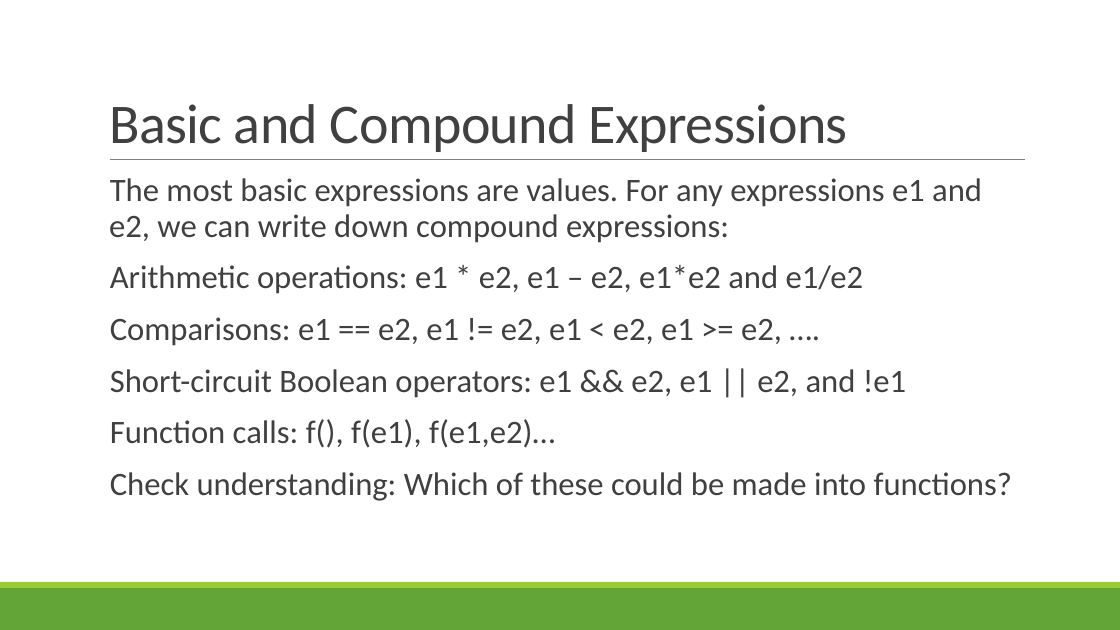
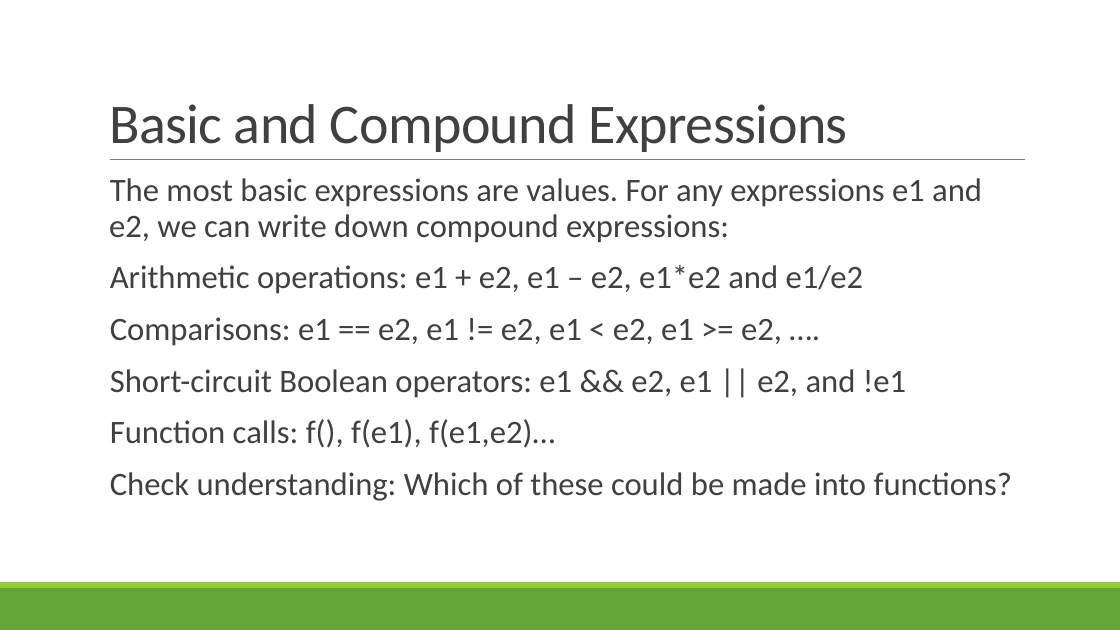
Before and after one commit to rbohrer/pl-course, a slide deck: slide 17 of LectureSlides/02Rust.pptx. Drawn at 1120x630 pixels with LibreOffice and Linux fonts; fonts in the diff are those of the drawing. Boxes give left, top, right and bottom in pixels: in the first picture for what was removed or moved away, otherwise in the second. Text is boxed around its words. In the diff, an @@ line names an element or a change of style, - is before the commit and + after.

```diff
--- a/LectureSlides/02Rust.pptx
+++ b/LectureSlides/02Rust.pptx
@@ text at (110,265,864,294): text changed @@
-  Arithmetic operations: e1 * e2, e1 – e2, e1*e2 and e1/e2
+  Arithmetic operations: e1 + e2, e1 – e2, e1*e2 and e1/e2
```
Also in this commit, not shown: 1 other slide changed.
